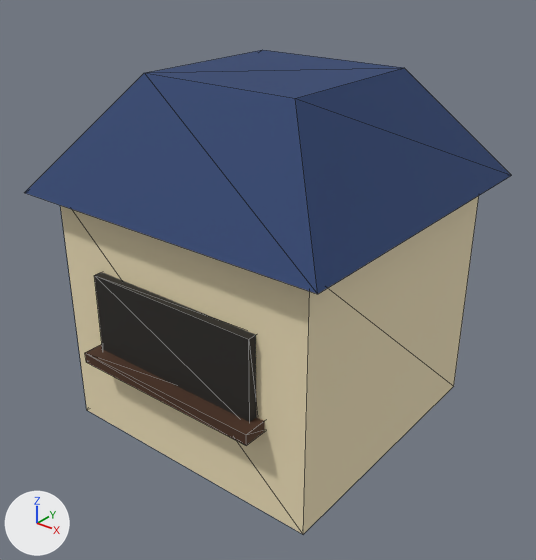
One commit to the glTF model assets/facilities/building_lost_and_found.glb: the scene before it, then after it.
Camera for both pictures: a 50 mm camera at (3.1, -3.96, 3.5) aimed at (0.04, -0.14, 1.13). The axes (+X, +Y, +Z) are drawn at lower left. The lights are the same throughout. The older version comes first. Mesh edges are drawn as thin lines. Vertices at exactly the same position are counted once.

Script lines for the objects in view, before the commit:
```python
me_sm_facilities_building_lost_and_found = bpy.data.meshes.new('SM_facilities_building_lost_and_found')
me_sm_facilities_building_lost_and_found.from_pydata(...)  # 32 vertices, 48 faces; spans x -1.23..1.23, y -1.23..1.23, z 0.0..2.6
me_sm_facilities_building_lost_and_found.materials.append(mat_mat_palette)  # picture img_palette
ob_sm_facilities_building_lost_and_found = bpy.data.objects.new('SM_facilities_building_lost_and_found', me_sm_facilities_building_lost_and_found)
ob_sm_facilities_building_lost_and_found.location = (0.0, 0.0, 0.0)
```
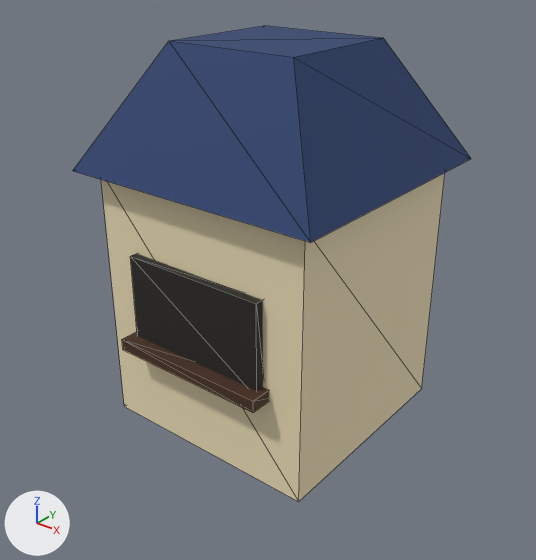
Pixel boxes [x1, y1, x2, y2] of what changed, in the pictures (536 x 560 px; the box of a moved part takes in the faces that stretch with it):
'SM_facilities_building_lost_and_found', reshaped (18% narrower)
    before: [25, 50, 512, 534]
    after: [73, 26, 471, 502]
part 1 of me_sm_facilities_building_lost_and_found, moved or reshaped
    before: [61, 196, 479, 534]
    after: [101, 173, 445, 502]
part 2 of me_sm_facilities_building_lost_and_found, moved or reshaped
    before: [94, 272, 257, 422]
    after: [130, 254, 263, 391]
part 3 of me_sm_facilities_building_lost_and_found, moved or reshaped
    before: [85, 344, 264, 446]
    after: [122, 332, 269, 412]
part 4 of me_sm_facilities_building_lost_and_found, moved or reshaped
    before: [25, 50, 512, 294]
    after: [73, 26, 471, 242]

The change, as a list of edits to the scene's bpy script:
```text
Change me_sm_facilities_building_lost_and_found:
    used by ob_sm_facilities_building_lost_and_found; location = (0.0, 0.0, 0.0)
    remove me_sm_facilities_building_lost_and_found.from_pydata(...)  # 32 vertices, 48 faces; spans x -1.23..1.23, y -1.23..1.23, z 0.0..2.6
    add me_sm_facilities_building_lost_and_found.from_pydata(...)  # 32 vertices, 48 faces; spans x -1.0..1.0, y -1.0..1.0, z 0.0..2.8
    me_sm_facilities_building_lost_and_found part 1: the loose piece of 8 vertices spanning x -1.06..1.06, y -1.06..1.07, z 0.0..1.82 is scaled about the mesh origin by (0.816, 0.804, 1.08)
    me_sm_facilities_building_lost_and_found part 2: the loose piece of 8 vertices spanning x -0.69..0.69, y -1.12..-1.04, z 0.68..1.32 is scaled about its middle by (0.816, 1.01, 1.08), then moved by (0.0, 0.22, 0.08)
    me_sm_facilities_building_lost_and_found part 3: the loose piece of 8 vertices spanning x -0.75..0.75, y -1.23..-1.01, z 0.65..0.73 is scaled about its middle by (0.816, 1.01, 1.08), then moved by (0.0, 0.23, 0.05)
    me_sm_facilities_building_lost_and_found part 4: the loose piece of 8 vertices spanning x -1.23..1.23, y -1.22..1.23, z 1.82..2.6 is scaled about its middle by (0.816, 0.804, 1.08), then moved by (0.0, 0.01, 0.17)
```
